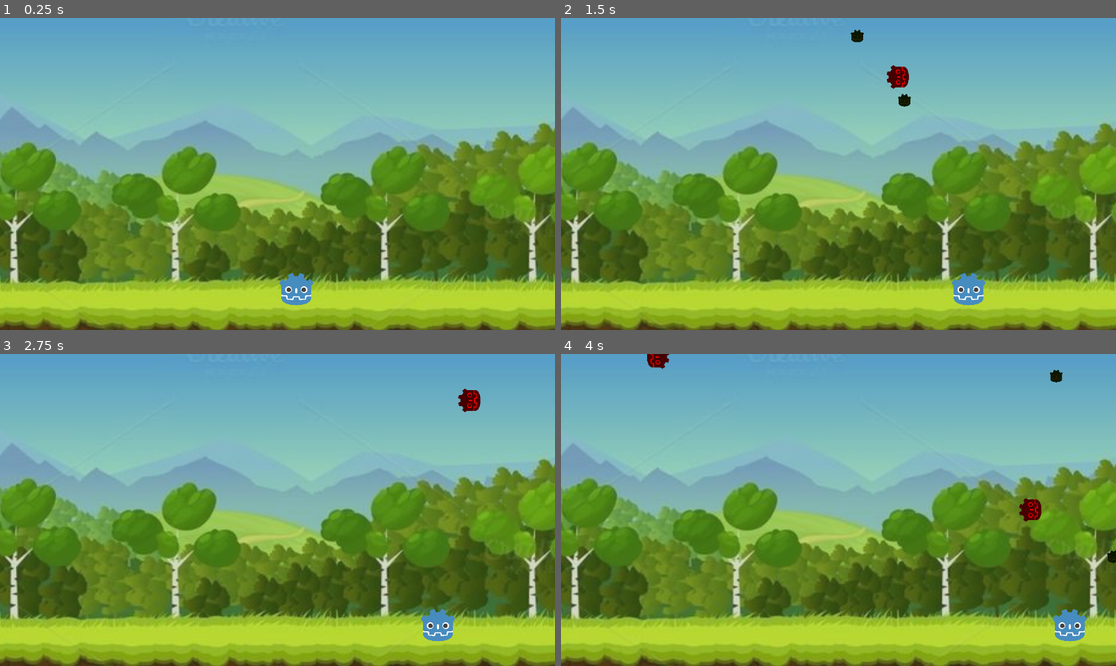
Above: before the commit, frames 1-4 (two rows, left to right).
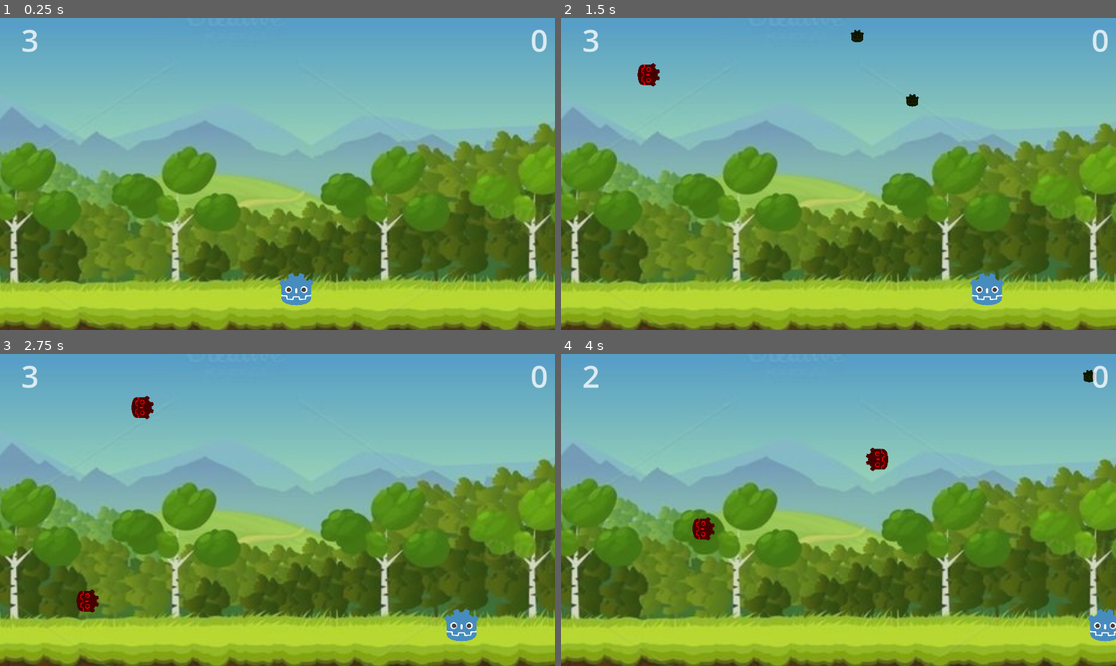
Above: after the commit, the same moments.

Repository: srad1292/ShootEmGd
Game: Godot game, scene res://Scenes/level.tscn
Same seed, same stepped clock (60 frames per second), same inputs: the game is played once before the commit and once after it.
Inputs:
- Up to frame 1 (0.25 s): no input
- Up to frame 2 (1.5 s): tap Enter (ui_accept) at 0.5, 0.77 s; hold Right (ui_right) 0.53-1.28 s; hold Left (ui_left) from 1.28 s (still down)
- Up to frame 3 (2.75 s): tap Enter (ui_accept) at 1.52 s; release Left (ui_left) at 2.03 s; hold Right (ui_right) from 2.03 s (still down)
- Up to frame 4 (4 s): tap Enter (ui_accept) at 3.02, 3.77 s; release Right (ui_right) at 3.53 s; hold Left (ui_left) from 3.53 s (still down)

The runs differ from the first frame. In frame 1, 0.2% of the frame differs, in the area x 4-99%, y 3-11%; in frame 2, 1.5%; in frame 3, 1.7%; in frame 4, 2.2%, in the area x 4-100%, y 0-93%.

Commit message:
Displaying lives and score. Lives/score update when enemies are killed, player is hit, or enemy gets past playedr

Diff:
--- a/Scenes/enemy_shredder.tscn
+++ b/Scenes/enemy_shredder.tscn
@@ -1,10 +1,13 @@
-[gd_scene load_steps=2 format=3 uid="uid://cb385s3v16lkk"]
+[gd_scene load_steps=3 format=3 uid="uid://cb385s3v16lkk"]
+
+[ext_resource type="Script" path="res://Scripts/enemy_shredder.gd" id="1_5gmo3"]
 
 [sub_resource type="RectangleShape2D" id="RectangleShape2D_que03"]
 size = Vector2(1283, 20)
 
 [node name="EnemyShredder" type="Node2D" groups=["EnemyShredder"]]
 position = Vector2(596, 704)
+script = ExtResource("1_5gmo3")
 
 [node name="Area2D" type="Area2D" parent="." groups=["EnemyShredder"]]
 collision_layer = 16
@@ -14,3 +17,5 @@
 [node name="CollisionShape2D" type="CollisionShape2D" parent="Area2D"]
 position = Vector2(7.5, 3)
 shape = SubResource("RectangleShape2D_que03")
+
+[connection signal="area_entered" from="Area2D" to="." method="_on_area_2d_area_entered"]
--- a/Scenes/enemy_spawner.tscn
+++ b/Scenes/enemy_spawner.tscn
@@ -1,18 +1,17 @@
 [gd_scene load_steps=3 format=3 uid="uid://d22yqvb8vtbtk"]
 
-[ext_resource type="Script" path="res://Scripts/EnemySpawnArea.gd" id="1_cgrab"]
+[ext_resource type="Script" path="res://Scripts/enemy_spawner.gd" id="1_xbst2"]
 
 [sub_resource type="RectangleShape2D" id="RectangleShape2D_ype7g"]
 size = Vector2(1077, 39)
 
 [node name="EnemySpawner" type="Node2D"]
+position = Vector2(575, -20)
+script = ExtResource("1_xbst2")
 
 [node name="EnemySpawnArea" type="Area2D" parent="."]
-position = Vector2(575, -20)
 collision_layer = 0
 collision_mask = 0
-script = ExtResource("1_cgrab")
 
 [node name="CollisionShape2D" type="CollisionShape2D" parent="EnemySpawnArea"]
-position = Vector2(-4.5, -9.5)
 shape = SubResource("RectangleShape2D_ype7g")
--- a/Scenes/level.tscn
+++ b/Scenes/level.tscn
@@ -1,6 +1,7 @@
-[gd_scene load_steps=6 format=3 uid="uid://cf5pwiorrbhf7"]
+[gd_scene load_steps=7 format=3 uid="uid://cf5pwiorrbhf7"]
 
 [ext_resource type="Texture2D" uid="uid://bx6ms1uphdi8h" path="res://Sprites/background.jpg" id="1_vtes1"]
+[ext_resource type="Script" path="res://Scripts/HUD.gd" id="2_612lf"]
 [ext_resource type="PackedScene" uid="uid://5l82p5amk2n0" path="res://Scenes/player.tscn" id="2_gndru"]
 [ext_resource type="PackedScene" uid="uid://d22yqvb8vtbtk" path="res://Scenes/enemy_spawner.tscn" id="3_ibl7f"]
 [ext_resource type="PackedScene" uid="uid://d3v2k0sin5lrr" path="res://Scenes/bullet_shredder.tscn" id="4_h6gu7"]
@@ -14,6 +15,32 @@
 scale = Vector2(2.5, 2.5)
 texture = ExtResource("1_vtes1")
 
+[node name="HUD" type="CanvasLayer" parent="."]
+script = ExtResource("2_612lf")
+
+[node name="Lives" type="Label" parent="HUD"]
+modulate = Color(1, 1, 1, 0.776471)
+offset_right = 126.0
+offset_bottom = 91.0
+theme_override_font_sizes/font_size = 64
+text = "3"
+horizontal_alignment = 1
+vertical_alignment = 1
+
+[node name="Score" type="Label" parent="HUD"]
+modulate = Color(1, 1, 1, 0.776471)
+anchors_preset = 1
+anchor_left = 1.0
+anchor_right = 1.0
+offset_left = -313.0
+offset_right = -14.0
+offset_bottom = 91.0
+grow_horizontal = 0
+theme_override_font_sizes/font_size = 64
+text = "9999999"
+horizontal_alignment = 2
+vertical_alignment = 1
+
 [node name="Player" parent="." instance=ExtResource("2_gndru")]
 
 [node name="EnemySpawner" parent="." instance=ExtResource("3_ibl7f")]
@@ -22,3 +49,7 @@
 position = Vector2(536, -98)
 
 [node name="EnemyShredder" parent="." instance=ExtResource("5_r6jgk")]
+
+[connection signal="damage_taken" from="Player" to="HUD" method="_on_player_damage_taken"]
+[connection signal="enemy_killed" from="EnemySpawner" to="HUD" method="_on_enemy_spawner_enemy_killed"]
+[connection signal="enemy_escaped" from="EnemyShredder" to="HUD" method="_on_enemy_shredder_enemy_escaped"]
--- a/Scenes/player.tscn
+++ b/Scenes/player.tscn
@@ -1,14 +1,19 @@
-[gd_scene load_steps=5 format=3 uid="uid://5l82p5amk2n0"]
+[gd_scene load_steps=7 format=3 uid="uid://5l82p5amk2n0"]
 
+[ext_resource type="Script" path="res://Scripts/player.gd" id="1_t13hh"]
 [ext_resource type="Script" path="res://Scripts/PlayerBody.gd" id="1_u6wln"]
 [ext_resource type="Texture2D" uid="uid://dnh4m7w0bnu40" path="res://Sprites/logo.png" id="1_uoolc"]
 [ext_resource type="Script" path="res://Scripts/Weapon.gd" id="3_ipq36"]
 
 [sub_resource type="RectangleShape2D" id="RectangleShape2D_pfn34"]
-size = Vector2(68, 63)
+size = Vector2(48, 37)
+
+[sub_resource type="CircleShape2D" id="CircleShape2D_0wygk"]
+radius = 35.0143
 
 [node name="Player" type="Node2D" groups=["Player"]]
 position = Vector2(615, 563)
+script = ExtResource("1_t13hh")
 
 [node name="PlayerBody" type="CharacterBody2D" parent="." groups=["Player"]]
 collision_layer = 8
@@ -16,12 +21,22 @@
 script = ExtResource("1_u6wln")
 
 [node name="CollisionShape2D" type="CollisionShape2D" parent="PlayerBody"]
+position = Vector2(0, 9.5)
 shape = SubResource("RectangleShape2D_pfn34")
 
-[node name="Sprite2D" type="Sprite2D" parent="PlayerBody/CollisionShape2D"]
+[node name="Area2D" type="Area2D" parent="PlayerBody"]
+collision_layer = 8
+collision_mask = 4
+
+[node name="CollisionShape2D" type="CollisionShape2D" parent="PlayerBody/Area2D"]
+shape = SubResource("CircleShape2D_0wygk")
+
+[node name="Sprite2D" type="Sprite2D" parent="PlayerBody"]
 scale = Vector2(0.065, 0.065)
 texture = ExtResource("1_uoolc")
 
 [node name="Weapon" type="Node2D" parent="."]
 position = Vector2(0, -34)
 script = ExtResource("3_ipq36")
+
+[connection signal="area_entered" from="PlayerBody/Area2D" to="." method="_on_area_2d_area_entered"]
--- /dev/null
+++ b/Scripts/HUD.gd
@@ -0,0 +1,37 @@
+extends CanvasLayer
+
+signal game_over
+
+var lives: int = 3
+var score: int = 0
+var kill_score: int = 10
+
+# Called when the node enters the scene tree for the first time.
+func _ready():
+	$Lives.text = str(lives)
+	$Score.text = str(score)
+
+
+# Called every frame. 'delta' is the elapsed time since the previous frame.
+func _process(delta):
+	pass
+
+
+func _on_player_damage_taken():
+	handle_live_lost()
+
+
+func _on_enemy_shredder_enemy_escaped():
+	handle_live_lost()
+
+func handle_live_lost():
+	lives -= 1
+	if lives >= 0:
+		$Lives.text = str(lives)
+	else:
+		game_over.emit()
+
+
+func _on_enemy_spawner_enemy_killed():
+	score += kill_score
+	$Score.text = str(score)
--- a/Scripts/PlayerBody.gd
+++ b/Scripts/PlayerBody.gd
@@ -1,7 +1,6 @@
 extends CharacterBody2D
 
-
-const SPEED = 420.0
+const SPEED = 490.0
 
 
 func _physics_process(delta):
--- a/Scripts/enemy.gd
+++ b/Scripts/enemy.gd
@@ -1,7 +1,9 @@
 extends Node2D
 
-var maxSpeed: float = 380
-var minSpeed: float = 180
+signal killed
+
+var maxSpeed: float = 360
+var minSpeed: float = 200
 var speed: float = 0
 
 # Called when the node enters the scene tree for the first time.
@@ -22,6 +24,7 @@
 		queue_free()
 	elif area.is_in_group("Bullet"):
 		print("Enemy collided with bullet")
+		killed.emit()
 		queue_free()
 
 
--- /dev/null
+++ b/Scripts/enemy_shredder.gd
@@ -0,0 +1,7 @@
+extends Node2D
+
+signal enemy_escaped
+
+
+func _on_area_2d_area_entered(area):
+	enemy_escaped.emit()
--- a/Scripts/EnemySpawnArea.gd
+++ b/Scripts/enemy_spawner.gd
@@ -1,11 +1,13 @@
-extends Area2D
+extends Node2D
+
+signal enemy_killed
 
 const enemyScene = preload("res://Scenes/enemy.tscn")
 
-var minX: float = -490.0
-var maxX: float = 490.0
-var minDelay: float = 1.2
-var maxDelay: float = 2.1
+var minX: float = -450.0
+var maxX: float = 450.0
+var minDelay: float = 0.6
+var maxDelay: float = 1.5
 var timer: Timer = null
 
 # Called when the node enters the scene tree for the first time.
@@ -30,9 +32,13 @@
 	var enemy = enemyScene.instantiate()
 	enemy.position = spawnPosition
 	add_child(enemy)
+	enemy.connect("killed", handle_enemy_killed)
 	timer.set_wait_time(randf_range(minDelay, maxDelay))
 
 func get_spawn_position():
 	var spawnPosition: Vector2 = Vector2(get_position())
 	spawnPosition.x = randf_range(minX, maxX)
 	return spawnPosition
+
+func handle_enemy_killed():
+	enemy_killed.emit()
--- /dev/null
+++ b/Scripts/player.gd
@@ -0,0 +1,9 @@
+extends Node2D
+
+signal damage_taken
+
+
+
+func _on_area_2d_area_entered(area):
+	print("Player hit by enemy")
+	damage_taken.emit()
